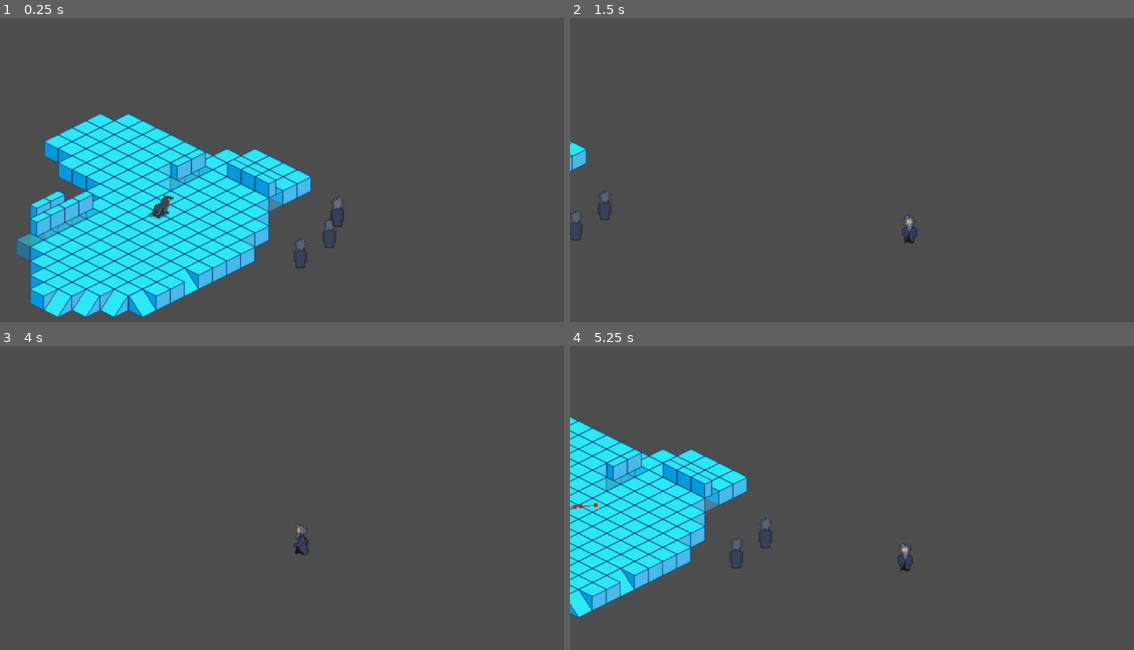
Above: before the commit, frames 1-4 (two rows, left to right).
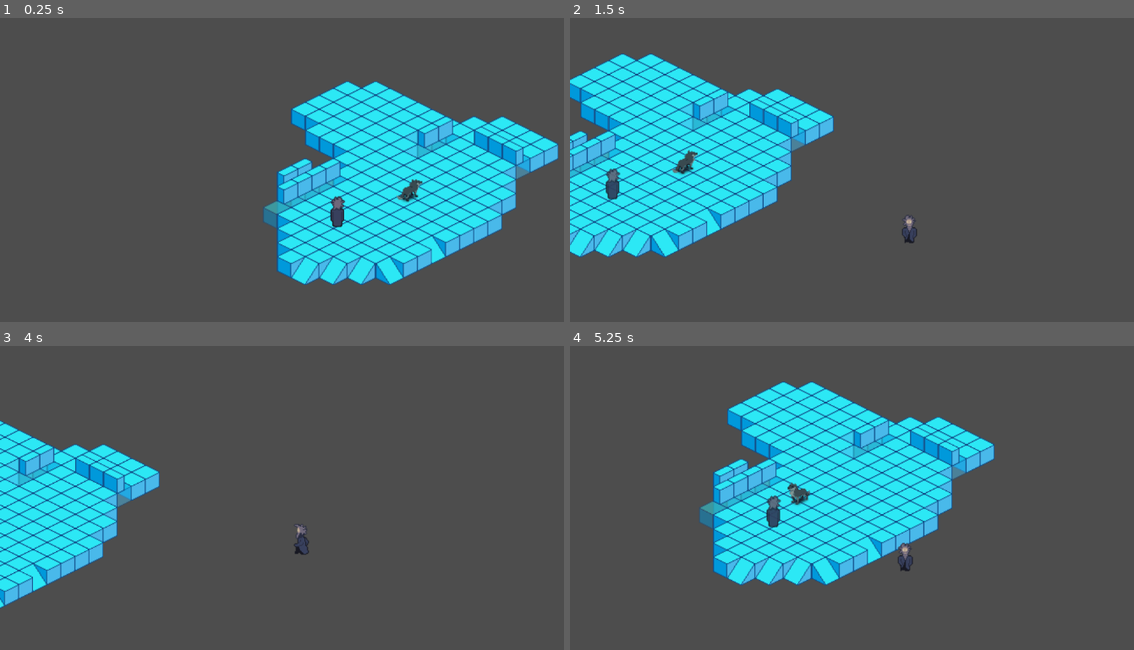
Above: after the commit, the same moments.

Repository: seanj29/LostEchoes
Game: Godot game, scene res://Scenes/Main.tscn
The game is run twice, just before and just after one commit, with the same random seed, the same clock (stepped at 60 frames per second) and the same inputs.
Inputs:
- Up to frame 1 (0.25 s): no input
- Up to frame 2 (1.5 s): tap Enter at 0.5 s; hold Right (Right) 0.53-1.28 s; hold Space (Attack) 0.53-1.28 s; tap Shift (Teleport) at 0.8, 1.35 s; hold Down (Down) from 1.28 s (still down)
- Up to frame 3 (4 s): tap Space (Attack) at 1.55, 3.05, 3.5 s; release Down (Down) at 2.03 s; hold Right (Right) 2.03-2.78 s; hold Space (Attack) 2.03-2.78 s; tap Shift (Teleport) at 2.3, 2.85, 3.8 s; hold Up (Up) 2.78-3.53 s; hold Left (Left) from 3.53 s (still down); hold Space (Attack) from 3.53 s (still down)
- Up to frame 4 (5.25 s): release Space (Attack) at 4.28 s; tap Shift (Teleport) at 4.35 s; tap Space (Attack) at 4.55 s; release Left (Left) at 5.03 s; hold Down (Down) from 5.03 s (still down); hold Space (Attack) from 5.03 s (still down)

The runs differ from the first frame. In frame 1, 44% of the frame differs, in the area x 2-99%, y 20-99%; in frame 2, 21%; in frame 3, 10%; in frame 4, 34%.

Commit message:
added animations for the wolf

Diff:
--- /dev/null
+++ b/Scenes/FSMS/WolfAnimStateMachine.tscn
@@ -0,0 +1,15 @@
+[gd_scene load_steps=4 format=3 uid="uid://db2gkh1cg6hbv"]
+
+[ext_resource type="Script" path="res://Scripts/FSMs/State Machines/anim_state_machine.gd" id="1_df21m"]
+[ext_resource type="Script" path="res://Scripts/FSMs/States/AnimStates/wolf_idle_anim_state.gd" id="2_5nyeo"]
+[ext_resource type="Script" path="res://Scripts/FSMs/States/AnimStates/wolf_walk_anim_state.gd" id="3_nrgs8"]
+
+[node name="WolfAnimStateMachine" type="Node" node_paths=PackedStringArray("current_state")]
+script = ExtResource("1_df21m")
+current_state = NodePath("WolfIdleAnimState")
+
+[node name="WolfIdleAnimState" type="Node" parent="."]
+script = ExtResource("2_5nyeo")
+
+[node name="WolfWalkAnimState" type="Node" parent="."]
+script = ExtResource("3_nrgs8")
--- a/Scenes/Main.tscn
+++ b/Scenes/Main.tscn
@@ -18,13 +18,13 @@
 
 [node name="PlayerCharacter" parent="." instance=ExtResource("2_gi58w")]
 z_index = 1
-position = Vector2(664, 227)
+position = Vector2(383, 264)
 
 [node name="Ghost_1" parent="." instance=ExtResource("3_a4wib")]
-position = Vector2(655, 251)
+position = Vector2(383, 263)
 
 [node name="Ghost_2" parent="." instance=ExtResource("3_a4wib")]
-position = Vector2(622, 274)
+position = Vector2(383, 264)
 GhostID = 2
 
 [node name="IceShotSpawner" parent="." node_paths=PackedStringArray("Root") instance=ExtResource("6_1vdh3")]
@@ -32,5 +32,5 @@
 
 [node name="WolfBody" parent="." instance=ExtResource("7_gfrg6")]
 y_sort_enabled = true
-position = Vector2(462, 224)
+position = Vector2(464, 242)
 SPEED = 75.0
--- a/Scenes/Wolf.tscn
+++ b/Scenes/Wolf.tscn
@@ -1,9 +1,10 @@
-[gd_scene load_steps=23 format=3 uid="uid://h30slfed1d4d"]
+[gd_scene load_steps=56 format=3 uid="uid://h30slfed1d4d"]
 
 [ext_resource type="Script" path="res://Scripts/PawnScripts/wolf_script.gd" id="1_uaxky"]
 [ext_resource type="Resource" uid="uid://4d1l1v3qo4re" path="res://Resources/enemy_stat_template.tres" id="2_bs1jx"]
 [ext_resource type="Texture2D" uid="uid://s1k7y8a2mrqy" path="res://Assets/wolf-all.png" id="2_nxtkv"]
 [ext_resource type="PackedScene" uid="uid://ddqo064yy0neb" path="res://Scenes/FSMS/BehaviourStateMachine.tscn" id="3_3wkot"]
+[ext_resource type="PackedScene" uid="uid://db2gkh1cg6hbv" path="res://Scenes/FSMS/WolfAnimStateMachine.tscn" id="5_8onc3"]
 
 [sub_resource type="AtlasTexture" id="AtlasTexture_dlixb"]
 atlas = ExtResource("2_nxtkv")
@@ -68,6 +69,134 @@
 [sub_resource type="AtlasTexture" id="AtlasTexture_15rs0"]
 atlas = ExtResource("2_nxtkv")
 region = Rect2(896, 768, 64, 64)
+
+[sub_resource type="AtlasTexture" id="AtlasTexture_xx1fg"]
+atlas = ExtResource("2_nxtkv")
+region = Rect2(0, 960, 64, 64)
+
+[sub_resource type="AtlasTexture" id="AtlasTexture_vei2x"]
+atlas = ExtResource("2_nxtkv")
+region = Rect2(64, 960, 64, 64)
+
+[sub_resource type="AtlasTexture" id="AtlasTexture_rhr73"]
+atlas = ExtResource("2_nxtkv")
+region = Rect2(128, 960, 64, 64)
+
+[sub_resource type="AtlasTexture" id="AtlasTexture_l6302"]
+atlas = ExtResource("2_nxtkv")
+region = Rect2(192, 960, 64, 64)
+
+[sub_resource type="AtlasTexture" id="AtlasTexture_o30s5"]
+atlas = ExtResource("2_nxtkv")
+region = Rect2(256, 960, 64, 64)
+
+[sub_resource type="AtlasTexture" id="AtlasTexture_1ew7w"]
+atlas = ExtResource("2_nxtkv")
+region = Rect2(320, 960, 64, 64)
+
+[sub_resource type="AtlasTexture" id="AtlasTexture_8wpj7"]
+atlas = ExtResource("2_nxtkv")
+region = Rect2(384, 960, 64, 64)
+
+[sub_resource type="AtlasTexture" id="AtlasTexture_e0m8p"]
+atlas = ExtResource("2_nxtkv")
+region = Rect2(448, 960, 64, 64)
+
+[sub_resource type="AtlasTexture" id="AtlasTexture_u5jtq"]
+atlas = ExtResource("2_nxtkv")
+region = Rect2(0, 896, 64, 64)
+
+[sub_resource type="AtlasTexture" id="AtlasTexture_18w67"]
+atlas = ExtResource("2_nxtkv")
+region = Rect2(64, 896, 64, 64)
+
+[sub_resource type="AtlasTexture" id="AtlasTexture_6ugtd"]
+atlas = ExtResource("2_nxtkv")
+region = Rect2(128, 896, 64, 64)
+
+[sub_resource type="AtlasTexture" id="AtlasTexture_o51wr"]
+atlas = ExtResource("2_nxtkv")
+region = Rect2(192, 896, 64, 64)
+
+[sub_resource type="AtlasTexture" id="AtlasTexture_ioj42"]
+atlas = ExtResource("2_nxtkv")
+region = Rect2(256, 896, 64, 64)
+
+[sub_resource type="AtlasTexture" id="AtlasTexture_si8kx"]
+atlas = ExtResource("2_nxtkv")
+region = Rect2(320, 896, 64, 64)
+
+[sub_resource type="AtlasTexture" id="AtlasTexture_he20w"]
+atlas = ExtResource("2_nxtkv")
+region = Rect2(384, 896, 64, 64)
+
+[sub_resource type="AtlasTexture" id="AtlasTexture_aqchq"]
+atlas = ExtResource("2_nxtkv")
+region = Rect2(448, 896, 64, 64)
+
+[sub_resource type="AtlasTexture" id="AtlasTexture_yv5s3"]
+atlas = ExtResource("2_nxtkv")
+region = Rect2(0, 832, 64, 64)
+
+[sub_resource type="AtlasTexture" id="AtlasTexture_0keni"]
+atlas = ExtResource("2_nxtkv")
+region = Rect2(64, 832, 64, 64)
+
+[sub_resource type="AtlasTexture" id="AtlasTexture_86j4s"]
+atlas = ExtResource("2_nxtkv")
+region = Rect2(128, 832, 64, 64)
+
+[sub_resource type="AtlasTexture" id="AtlasTexture_tce1g"]
+atlas = ExtResource("2_nxtkv")
+region = Rect2(192, 832, 64, 64)
+
+[sub_resource type="AtlasTexture" id="AtlasTexture_m8w4c"]
+atlas = ExtResource("2_nxtkv")
+region = Rect2(256, 832, 64, 64)
+
+[sub_resource type="AtlasTexture" id="AtlasTexture_fyykg"]
+atlas = ExtResource("2_nxtkv")
+region = Rect2(320, 832, 64, 64)
+
+[sub_resource type="AtlasTexture" id="AtlasTexture_tbspx"]
+atlas = ExtResource("2_nxtkv")
+region = Rect2(384, 832, 64, 64)
+
+[sub_resource type="AtlasTexture" id="AtlasTexture_u8488"]
+atlas = ExtResource("2_nxtkv")
+region = Rect2(448, 832, 64, 64)
+
+[sub_resource type="AtlasTexture" id="AtlasTexture_immxx"]
+atlas = ExtResource("2_nxtkv")
+region = Rect2(0, 768, 64, 64)
+
+[sub_resource type="AtlasTexture" id="AtlasTexture_paxuh"]
+atlas = ExtResource("2_nxtkv")
+region = Rect2(64, 768, 64, 64)
+
+[sub_resource type="AtlasTexture" id="AtlasTexture_61slt"]
+atlas = ExtResource("2_nxtkv")
+region = Rect2(128, 768, 64, 64)
+
+[sub_resource type="AtlasTexture" id="AtlasTexture_aoby5"]
+atlas = ExtResource("2_nxtkv")
+region = Rect2(192, 768, 64, 64)
+
+[sub_resource type="AtlasTexture" id="AtlasTexture_oswx1"]
+atlas = ExtResource("2_nxtkv")
+region = Rect2(256, 768, 64, 64)
+
+[sub_resource type="AtlasTexture" id="AtlasTexture_okppa"]
+atlas = ExtResource("2_nxtkv")
+region = Rect2(320, 768, 64, 64)
+
+[sub_resource type="AtlasTexture" id="AtlasTexture_xw81n"]
+atlas = ExtResource("2_nxtkv")
+region = Rect2(384, 768, 64, 64)
+
+[sub_resource type="AtlasTexture" id="AtlasTexture_dch1o"]
+atlas = ExtResource("2_nxtkv")
+region = Rect2(448, 768, 64, 64)
 
 [sub_resource type="SpriteFrames" id="SpriteFrames_4ka8p"]
 animations = [{
@@ -138,6 +267,122 @@
 "loop": true,
 "name": &"Idle_SW",
 "speed": 7.0
+}, {
+"frames": [{
+"duration": 1.0,
+"texture": SubResource("AtlasTexture_xx1fg")
+}, {
+"duration": 1.0,
+"texture": SubResource("AtlasTexture_vei2x")
+}, {
+"duration": 1.0,
+"texture": SubResource("AtlasTexture_rhr73")
+}, {
+"duration": 1.0,
+"texture": SubResource("AtlasTexture_l6302")
+}, {
+"duration": 1.0,
+"texture": SubResource("AtlasTexture_o30s5")
+}, {
+"duration": 1.0,
+"texture": SubResource("AtlasTexture_1ew7w")
+}, {
+"duration": 1.0,
+"texture": SubResource("AtlasTexture_8wpj7")
+}, {
+"duration": 1.0,
+"texture": SubResource("AtlasTexture_e0m8p")
+}],
+"loop": true,
+"name": &"Walk_NE",
+"speed": 16.0
+}, {
+"frames": [{
+"duration": 1.0,
+"texture": SubResource("AtlasTexture_u5jtq")
+}, {
+"duration": 1.0,
+"texture": SubResource("AtlasTexture_18w67")
+}, {
+"duration": 1.0,
+"texture": SubResource("AtlasTexture_6ugtd")
+}, {
+"duration": 1.0,
+"texture": SubResource("AtlasTexture_o51wr")
+}, {
+"duration": 1.0,
+"texture": SubResource("AtlasTexture_ioj42")
+}, {
+"duration": 1.0,
+"texture": SubResource("AtlasTexture_si8kx")
+}, {
+"duration": 1.0,
+"texture": SubResource("AtlasTexture_he20w")
+}, {
+"duration": 1.0,
+"texture": SubResource("AtlasTexture_aqchq")
+}],
+"loop": true,
+"name": &"Walk_NW",
+"speed": 16.0
+}, {
+"frames": [{
+"duration": 1.0,
+"texture": SubResource("AtlasTexture_yv5s3")
+}, {
+"duration": 1.0,
+"texture": SubResource("AtlasTexture_0keni")
+}, {
+"duration": 1.0,
+"texture": SubResource("AtlasTexture_86j4s")
+}, {
+"duration": 1.0,
+"texture": SubResource("AtlasTexture_tce1g")
+}, {
+"duration": 1.0,
+"texture": SubResource("AtlasTexture_m8w4c")
+}, {
+"duration": 1.0,
+"texture": SubResource("AtlasTexture_fyykg")
+}, {
+"duration": 1.0,
+"texture": SubResource("AtlasTexture_tbspx")
+}, {
+"duration": 1.0,
+"texture": SubResource("AtlasTexture_u8488")
+}],
+"loop": true,
+"name": &"Walk_SE",
+"speed": 16.0
+}, {
+"frames": [{
+"duration": 1.0,
+"texture": SubResource("AtlasTexture_immxx")
+}, {
+"duration": 1.0,
+"texture": SubResource("AtlasTexture_paxuh")
+}, {
+"duration": 1.0,
+"texture": SubResource("AtlasTexture_61slt")
+}, {
+"duration": 1.0,
+"texture": SubResource("AtlasTexture_aoby5")
+}, {
+"duration": 1.0,
+"texture": SubResource("AtlasTexture_oswx1")
+}, {
+"duration": 1.0,
+"texture": SubResource("AtlasTexture_okppa")
+}, {
+"duration": 1.0,
+"texture": SubResource("AtlasTexture_xw81n")
+}, {
+"duration": 1.0,
+"texture": SubResource("AtlasTexture_dch1o")
+}],
+"loop": true,
+"name": &"Walk_SW",
+"speed": 16.0
 }]
 
 [sub_resource type="RectangleShape2D" id="RectangleShape2D_yuayu"]
@@ -153,24 +398,21 @@
 [node name="AnimatedSprite2D" type="AnimatedSprite2D" parent="."]
 sprite_frames = SubResource("SpriteFrames_4ka8p")
 animation = &"Idle_NE"
-frame = 1
-frame_progress = 0.739069
+frame_progress = 0.579849
 
 [node name="CollisionShape2D" type="CollisionShape2D" parent="."]
 position = Vector2(3.25, 12)
 shape = SubResource("RectangleShape2D_yuayu")
 
+[node name="BehaviourStateMachine" parent="." node_paths=PackedStringArray("actor") instance=ExtResource("3_3wkot")]
+actor = NodePath("..")
+
+[node name="WolfAnimStateMachine" parent="." node_paths=PackedStringArray("sprite", "actor") instance=ExtResource("5_8onc3")]
+sprite = NodePath("../AnimatedSprite2D")
+actor = NodePath("..")
+
+[node name="NavigationAgent2D" type="NavigationAgent2D" parent="."]
+
 [node name="AttackTimer" type="Timer" parent="."]
 process_callback = 0
 one_shot = true
-
-[node name="TeleportTimer" type="Timer" parent="."]
-process_callback = 0
-wait_time = 0.663
-one_shot = true
-
-[node name="BehaviourStateMachine" parent="." node_paths=PackedStringArray("actor") instance=ExtResource("3_3wkot")]
-actor = NodePath("..")
-
-[node name="NavigationAgent2D" type="NavigationAgent2D" parent="."]
-debug_enabled = true
--- a/Scripts/FSMs/States/AnimStates/pawn_anim_state.gd
+++ b/Scripts/FSMs/States/AnimStates/pawn_anim_state.gd
@@ -5,12 +5,12 @@
 var is_attacking: bool
 
 func Enter():
-	if actor is PawnInput:
+	if actor is CharInput:
 		super()
 		if not actor.direction_changed.is_connected(change_direction):
 			actor.direction_changed.connect(change_direction)
 	else:
-		push_warning("This Node requires a PawnInput class as it's Actor variable")
+		push_warning("This Node requires a CharInput class as it's Actor variable")
 
 func Physics_update(_delta):
 	super(_delta)
--- /dev/null
+++ b/Scripts/FSMs/States/AnimStates/wolf_idle_anim_state.gd
@@ -0,0 +1,14 @@
+class_name WolfIdleAnimState
+
+extends WolfBaseAnimState
+
+
+func Physics_update(_delta):
+
+	super(_delta)
+
+	if not actor.velocity.is_zero_approx():
+		transitioned.emit("WolfWalkAnimState")
+
+	# if is_attacking:
+		# transitioned.emit("AttackAnimState")
--- /dev/null
+++ b/Scripts/FSMs/States/AnimStates/wolf_walk_anim_state.gd
@@ -0,0 +1,12 @@
+class_name WolfWalkAnimState
+
+extends WolfBaseAnimState
+
+func Physics_update(_delta):
+
+	super(_delta)
+
+	if actor.velocity.is_zero_approx():
+		transitioned.emit("WolfIdleAnimState")
+	# if is_attacking:
+	# 	transitioned.emit("AttackAnimState")
--- /dev/null
+++ b/Scripts/FSMs/States/Base States/wolf_base_anim_state.gd
@@ -0,0 +1,33 @@
+class_name WolfBaseAnimState
+extends PawnAnimState
+
+
+
+func Enter():
+	super()
+	anim_name = anim_name.trim_prefix("Wolf")
+
+
+## Plays the relevant animation based on the current direction of the Sprite
+func play_anim():
+
+	match facing:
+
+		Type.Direction.N:
+			sprite.play("%s_NE" % anim_name)
+		Type.Direction.NE:
+			sprite.play("%s_NE" % anim_name)
+		Type.Direction.E:
+			sprite.play("%s_SE" % anim_name)
+		Type.Direction.SE:
+			sprite.play("%s_SE" % anim_name)
+		Type.Direction.W:
+			sprite.play("%s_SW" % anim_name)
+		Type.Direction.NW:
+			sprite.play("%s_NW" % anim_name)
+		Type.Direction.S:
+			sprite.play("%s_S" % anim_name)
+		Type.Direction.SW:
+			sprite.play("%s_SW" % anim_name)
+		_:
+			print("How??")
--- a/Scripts/FSMs/States/BehaviourStates/idle_be_state.gd
+++ b/Scripts/FSMs/States/BehaviourStates/idle_be_state.gd
@@ -5,7 +5,6 @@
 
 func Enter():
     super()
-    print("Uhh, bored I guess")
     actor_speed = actor.SPEED
     actor.SPEED = 0
 
--- a/Scripts/FSMs/States/BehaviourStates/roaming_be_state.gd
+++ b/Scripts/FSMs/States/BehaviourStates/roaming_be_state.gd
@@ -5,7 +5,7 @@
 var target_pos: Vector2
 var next_path_pos: Vector2
 var last_target: Vector2
-var MinimumVectorDistance: float = 50
+@export var MinimumVectorDistance: float = 50
 
 func Enter() -> void:
 	super()
@@ -15,7 +15,6 @@
 
 	target_pos = actor.randomPoint()
 	while last_target.distance_to(target_pos) < MinimumVectorDistance:
-		print(last_target.distance_to(target_pos))
 		target_pos = actor.randomPoint()
 
 	nav.target_position = target_pos
@@ -24,7 +23,6 @@
 	if not nav.navigation_finished.is_connected(change):
 		nav.navigation_finished.connect(change)
 
-	print("I'm roaming baby!!")
 
 
 func Physics_update(_delta: float) -> void:
--- a/Scripts/PawnScripts/wolf_script.gd
+++ b/Scripts/PawnScripts/wolf_script.gd
@@ -12,20 +12,22 @@
 
 
 @export var ReachedRadius := 20
-@export var RoamRadius := 80
+
+@export_category("RoamingProperties")
+@export var RoamMinRadius := 30
+@export var RoamMaxRadius := 80
 
 var dir: Vector2
 
 func _ready():
 
-	sprite.play("Idle_NE")
 	nav.target_desired_distance = ReachedRadius
 
 
 func randomPoint() -> Vector2:
 
 	var angle = randf_range(0, TAU)
-	var randomRadius = randf_range(30, RoamRadius)
+	var randomRadius = randf_range(RoamMinRadius, RoamMaxRadius)
 
 	var x = home_pos.x + randomRadius * cos(angle)
 	var y = home_pos.y + randomRadius * sin(angle)
@@ -33,5 +35,4 @@
 	return Vector2(x, y)
 
 func direction_state() -> Vector2:
-		direction_changed.emit(dir)
 		return dir
--- a/Scripts/Utils/Type.gd
+++ b/Scripts/Utils/Type.gd
@@ -7,6 +7,7 @@
 const VectorSE := (Vector2.DOWN + Vector2.RIGHT) / sqrt(2)
 const VectorSW := (Vector2.DOWN + Vector2.LEFT) / sqrt(2)
 
+const VectorArray: Array[Vector2] = [VectorNE, VectorNW, VectorSE, VectorSW, Vector2.UP, Vector2.RIGHT, Vector2.LEFT]
 
 static func convertVectorToDirection(dir: Vector2) -> Direction:
 
@@ -29,8 +30,10 @@
 			return Direction.S
 		VectorSW:
 			return Direction.SW
-		_:
+		Vector2.ZERO:
 			return Direction.NULL
+		var otherVector:
+			return clampVectorToDirection(otherVector)
 
 
 static func convertDirectiontoVector(dir: Direction) -> Vector2:
@@ -56,3 +59,11 @@
 			return VectorSW
 		_:
 			return Vector2.ZERO
+
+
+static func clampVectorToDirection(vec: Vector2) -> Direction:
+		var outcomeDict: Dictionary = {}
+		for vector in VectorArray:
+			outcomeDict[vec.dot(vector)] = convertVectorToDirection(vector)
+		var highmatch: float = outcomeDict.keys().max()
+		return outcomeDict.get(highmatch, Direction.NULL)
